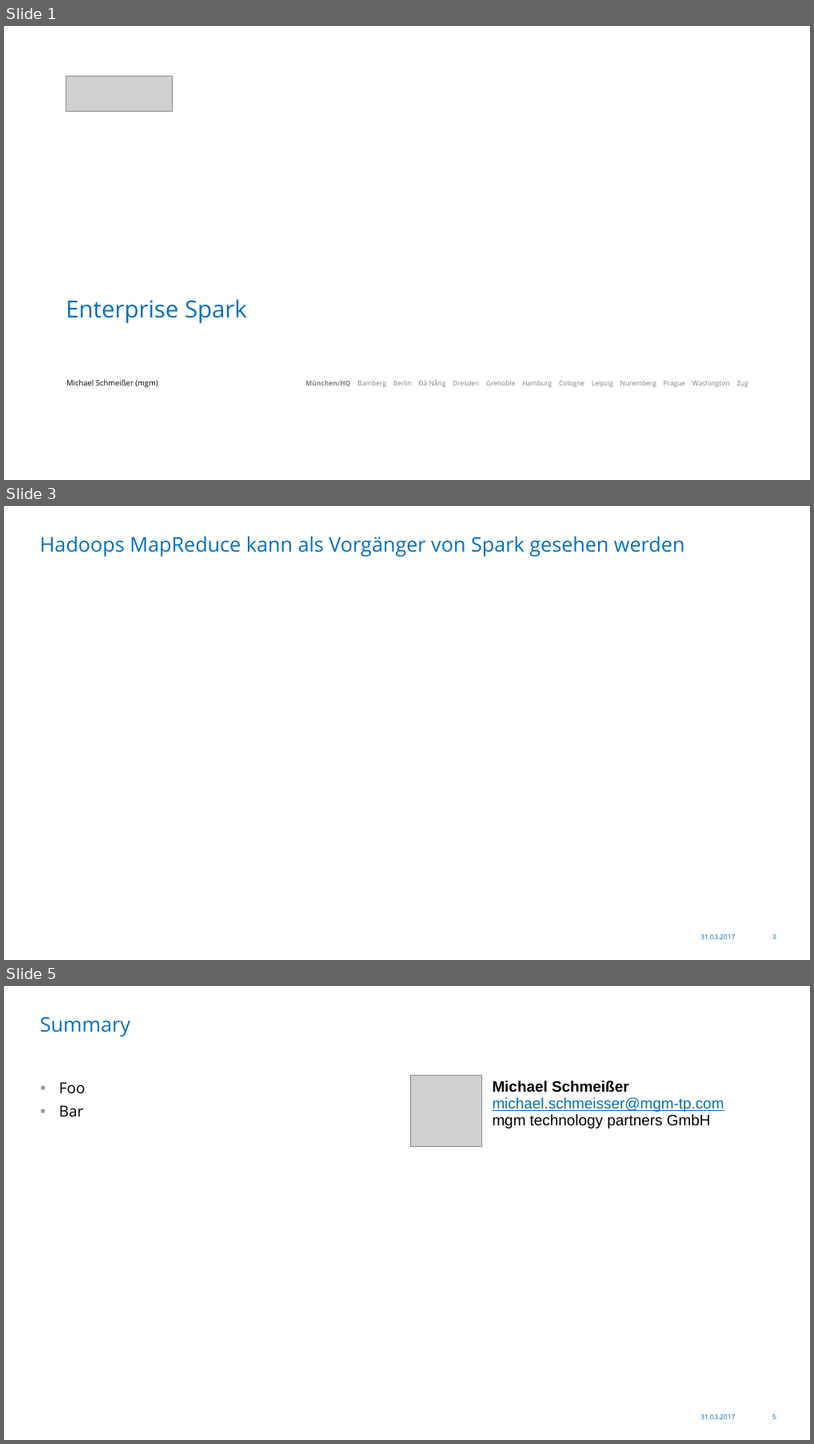
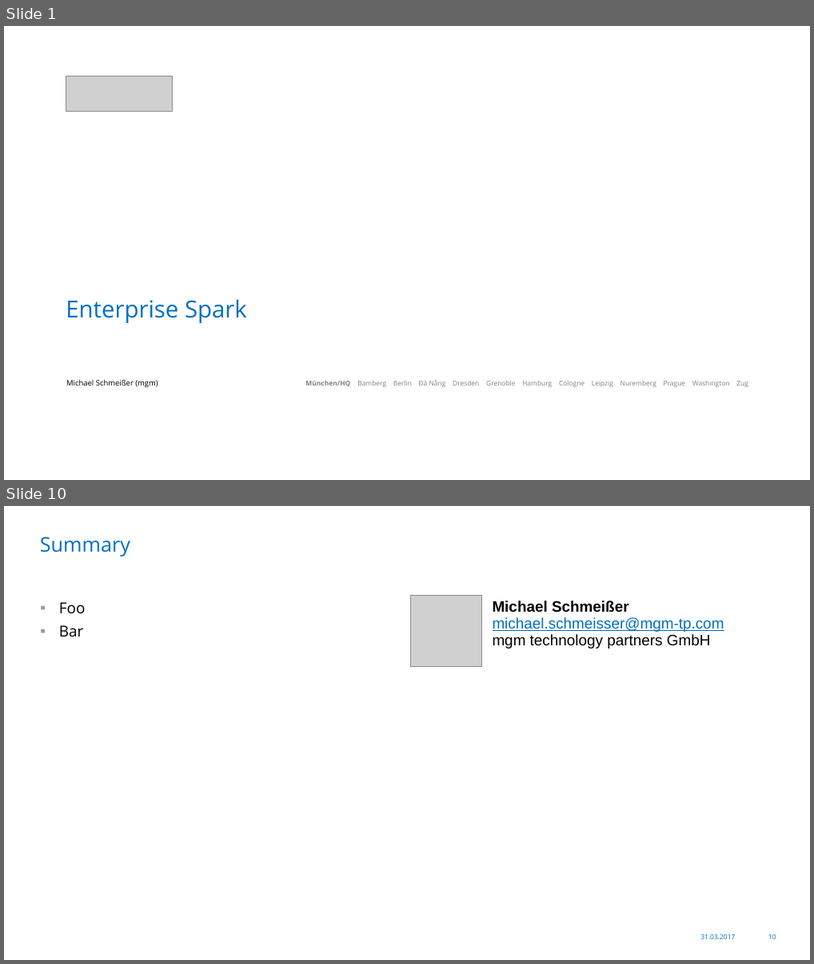
Before and after one commit to Skamandros/jug-saxony-workshop, a slide deck: src/slides/resources/2017-03-31-JUG-Saxony-Workshop-de.pptx. Shown one above the other, each under a label of ours: slides 1, 3 and 5 before the commit, slides 1 and 10 after it; the slides between them are not shown. The pictures are 814x1444 and 814x964 pixels, drawn with LibreOffice and Linux fonts; fonts in the diff are those of the drawing; grey boxes stand for pictures; background and template pictures are left out. Boxes give left, top, right and bottom in pixels: in the first picture for what was removed or moved away, otherwise in the second. Text is boxed around its words. In the diff, an @@ line names an element or a change of style, - is before the commit and + after.

```diff
--- a/src/slides/resources/2017-03-31-JUG-Saxony-Workshop-de.pptx
+++ b/src/slides/resources/2017-03-31-JUG-Saxony-Workshop-de.pptx
@@ slide 3 removed at bbox=[4, 506, 810, 960], background #FFFFFF; not listed: 2 template elements that a slide beside it also shows @@
@@ title removed at bbox=[40, 536, 686, 556] @@
-Hadoops MapReduce kann als Vorgänger von Spark gesehen werden
@@ what was slide 5 is now slide 10 @@
@@ page number at bbox=[769, 934, 777, 939]: text changed @@
-5
+10
```
Also in this commit, not shown: 2 slides changed, 7 slides added, 1 other slide removed, 7 other files.
